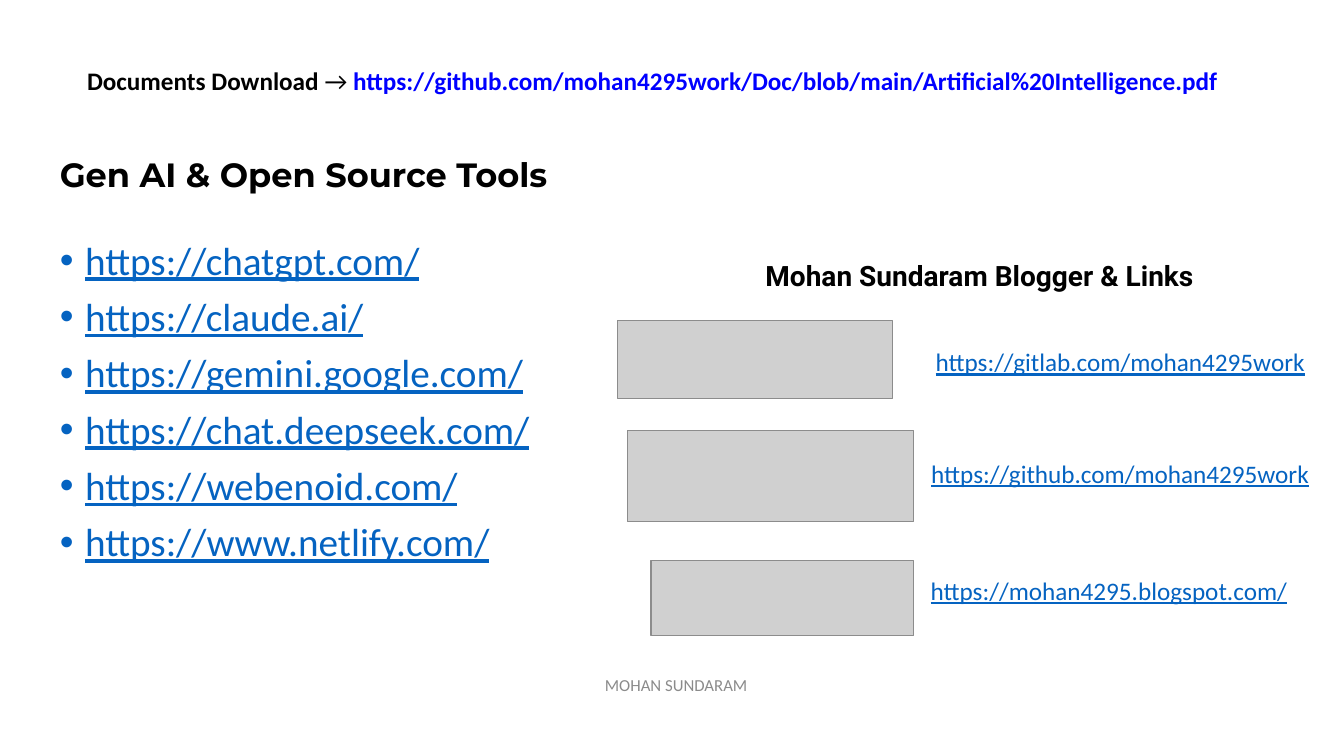
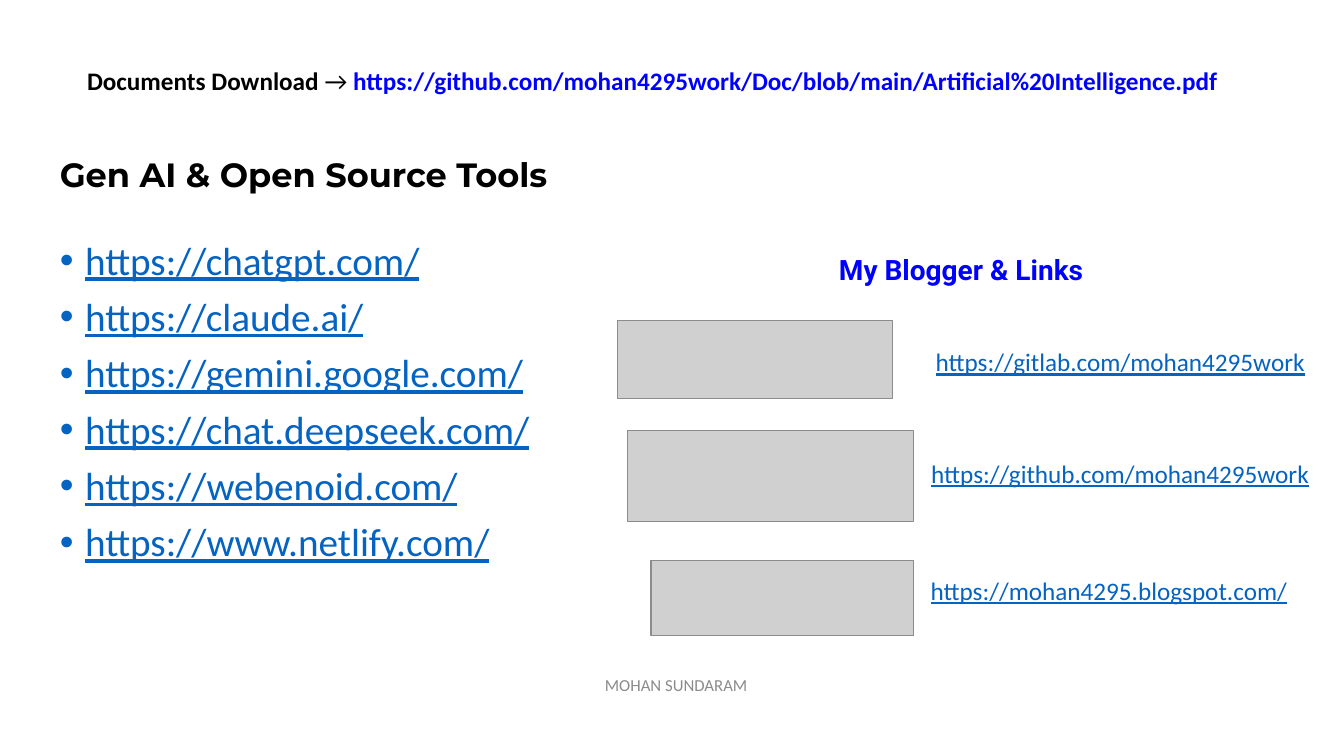
Before and after one commit to mohan4295work/Doc, a slide deck: slide 15 of Artificial Intelligence.pptx (slide 13 before the commit). Drawn at 1344x756 pixels with LibreOffice and Linux fonts; fonts in the diff are those of the drawing; grey boxes stand for pictures. Boxes give left, top, right and bottom in pixels: in the first picture for what was removed or moved away, otherwise in the second. Text is boxed around its words. In the diff, an @@ line names an element or a change of style, - is before the commit and + after.

```diff
--- a/Artificial Intelligence.pptx
+++ b/Artificial Intelligence.pptx
@@ title at (x1=839, y1=259, x2=1083, y2=286): text changed; text colour #000000 to #0000FF @@
-Mohan Sundaram Blogger & Links
+My Blogger & Links
```
Also in this commit, not shown: 10 other slides changed, 3 slides added.
